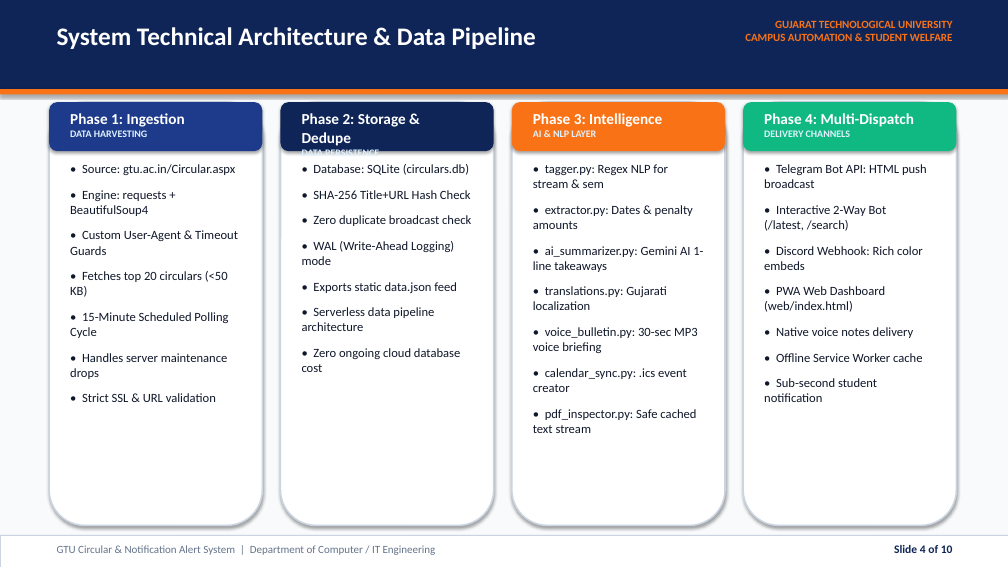
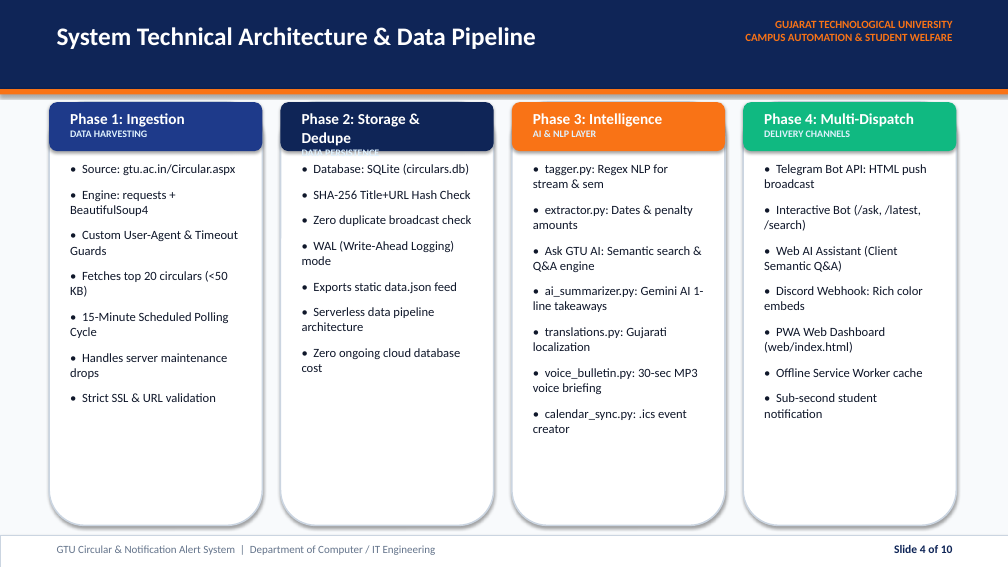
Before and after one commit to SMuhammad24/GTUAlertsystem, a slide deck: slide 4 of SIH2024_GTU_Alert_System_Presentation.pptx. Drawn at 1008x567 pixels with LibreOffice and Linux fonts; fonts in the diff are those of the drawing. Boxes give left, top, right and bottom in pixels: in the first picture for what was removed or moved away, otherwise in the second. Text is boxed around its words. In the diff, an @@ line names an element or a change of style, - is before the commit and + after.

Commit message:
feat: add Ask GTU AI assistant and update presentation deck

```diff
--- a/SIH2024_GTU_Alert_System_Presentation.pptx
+++ b/SIH2024_GTU_Alert_System_Presentation.pptx
@@ text at (764,205,921,272): text changed @@
-• Interactive 2-Way Bot (/latest, /search)
+• Interactive Bot (/ask, /latest, /search)
+• Web AI Assistant (Client Semantic Q&A)
@@ text at (533,246,690,272): paragraph added @@
+• Ask GTU AI: Semantic search & Q&A engine
@@ text at (776,327,914,338): paragraph removed @@
-• Native voice notes delivery
@@ text at (533,409,696,433): paragraph removed @@
-• pdf_inspector.py: Safe cached text stream
```
Also in this commit, not shown: 3 other slides changed, 8 other files.
